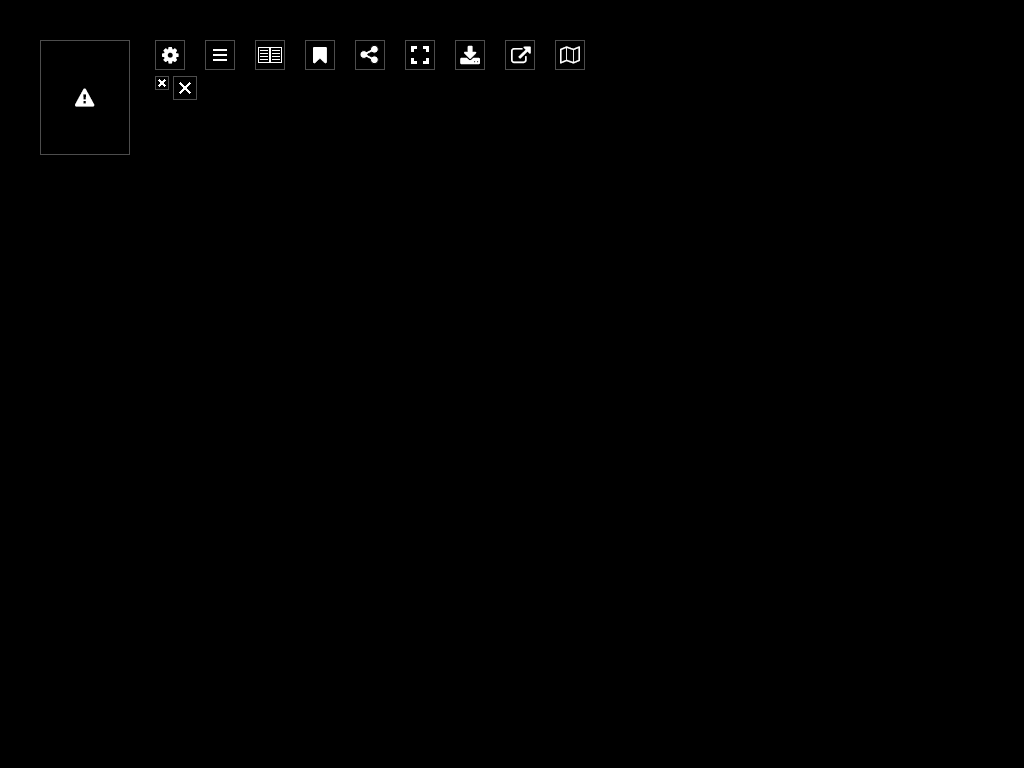
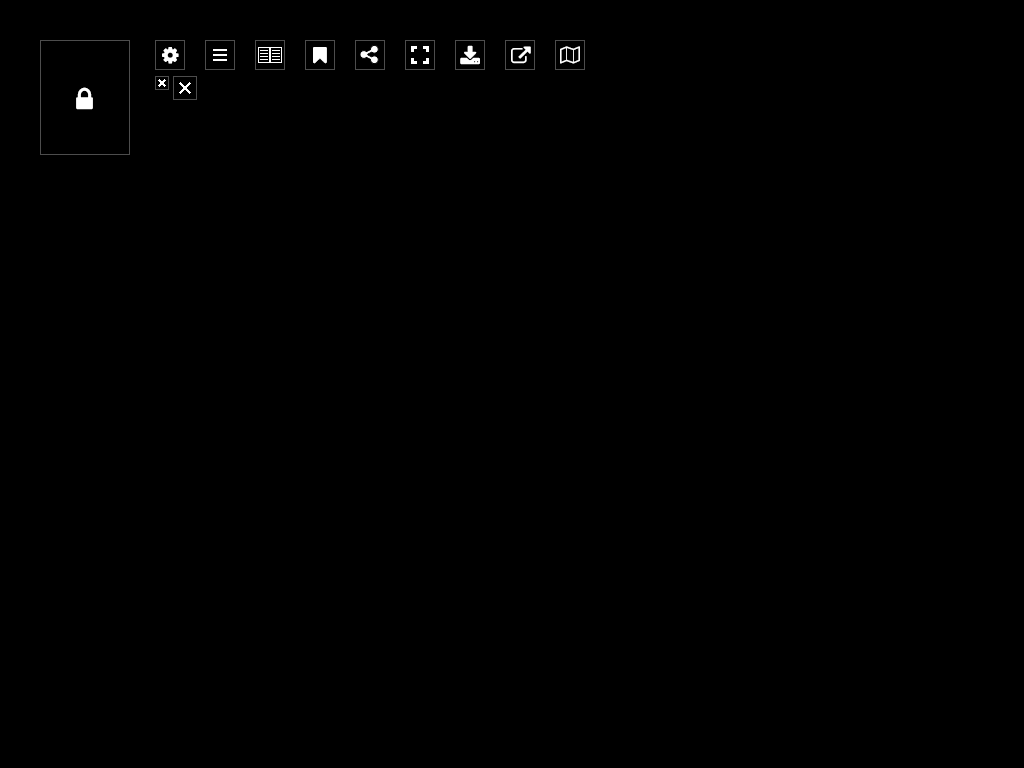
The second 1024px x 768px image is a revision of the first. Changes to its layers:
added layer "padlock" in group "image error" over <box>76,87,93,110</box>
renamed (unnamed layer) to "warning", hid it over <box>75,88,95,107</box>
